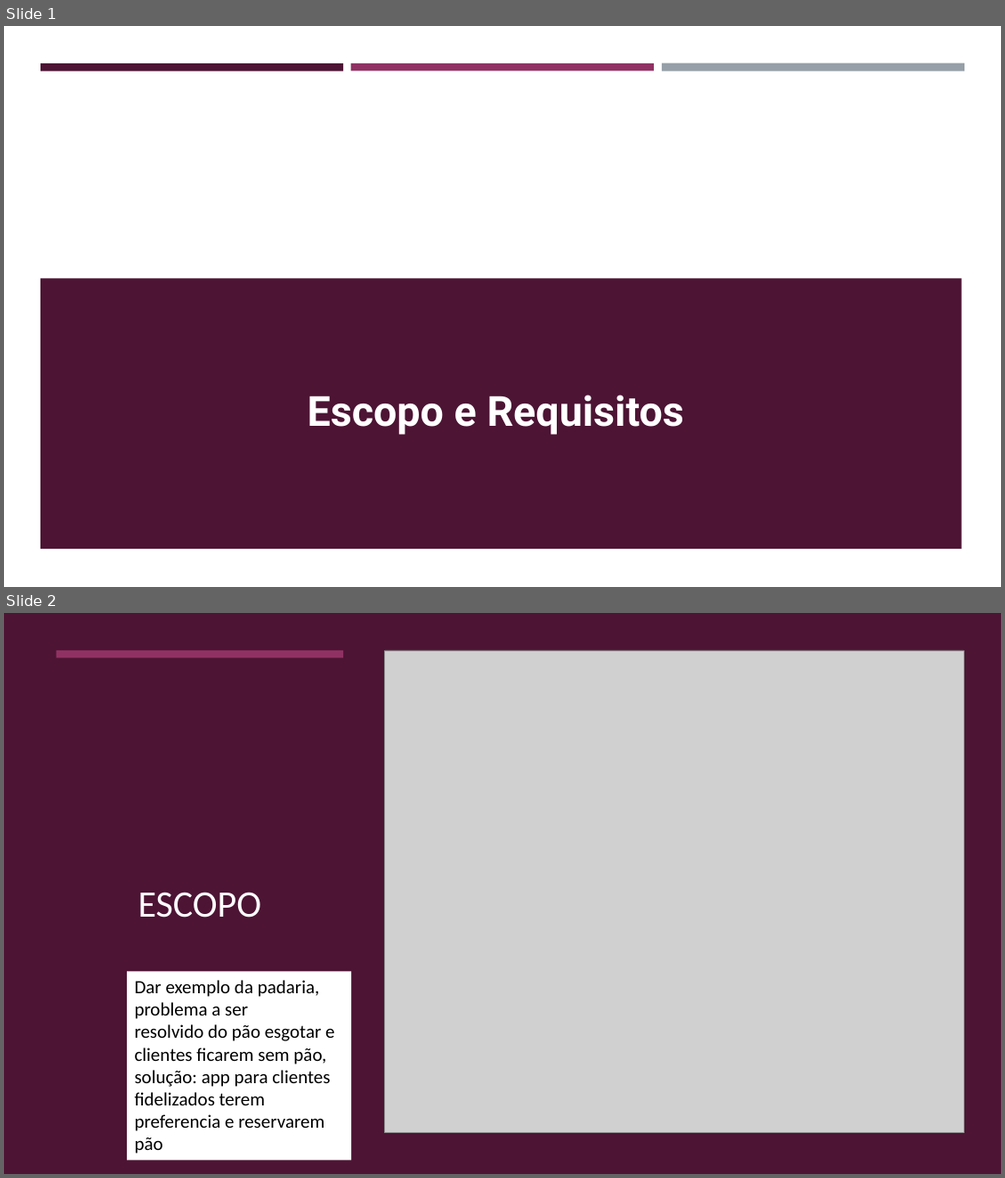
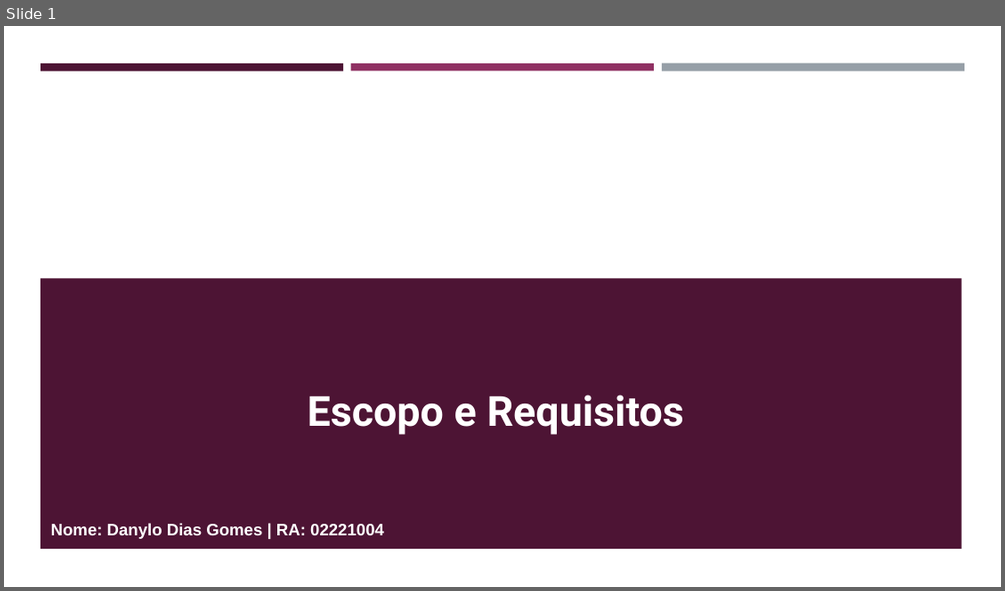
Before and after one commit to DanyloSPTech/1CCO, a slide deck: Socioemocional/Slides para dar aula/Escopo e Restrições.pptx. Shown one above the other, each under a label of ours: slides 1 and 2 before the commit, slide 1 after it. The pictures are 1005x1178 and 1005x591 pixels, drawn with LibreOffice and Linux fonts; fonts in the diff are those of the drawing; grey boxes stand for pictures. Boxes give left, top, right and bottom in pixels: in the first picture for what was removed or moved away, otherwise in the second. Text is boxed around its words. In the diff, an @@ line names an element or a change of style, - is before the commit and + after.

Commit message:
Slides para socio e PI

```diff
--- a/Socioemocional/Slides para dar aula/Escopo e Restrições.pptx
+++ b/Socioemocional/Slides para dar aula/Escopo e Restrições.pptx
@@ slide 2 removed at [4, 613, 1001, 1174], background #FFFFFF @@
@@ rectangle removed at [4, 613, 1001, 1174] @@
@@ rectangle removed at [57, 650, 343, 657] @@
@@ picture removed at [385, 650, 964, 1133] @@
@@ text removed at [138, 892, 262, 917] @@
-ESCOPO
@@ rectangle removed at [127, 971, 351, 1159] @@
-Dar exemplo da padaria, problema a ser resolvido do pão esgotar e clientes ficarem sem pão, solução: app para clientes fidelizados terem preferencia e reservarem pão
@@ slide 1 changed as well @@
@@ text added at [51, 523, 384, 539], 16 pt, text #FFFFFF, bold @@
+Nome: Danylo Dias Gomes | RA: 02221004
```
Also in this commit, not shown: 2 other slides changed, 6 slides added, 2 other slides removed.
